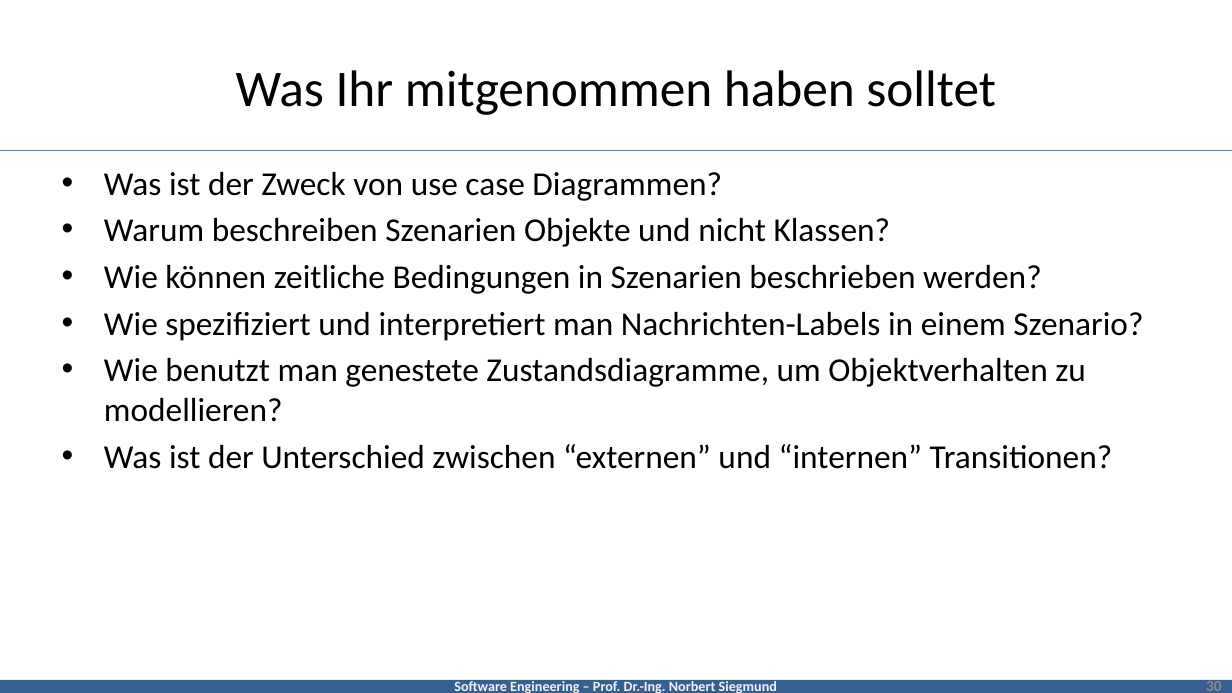
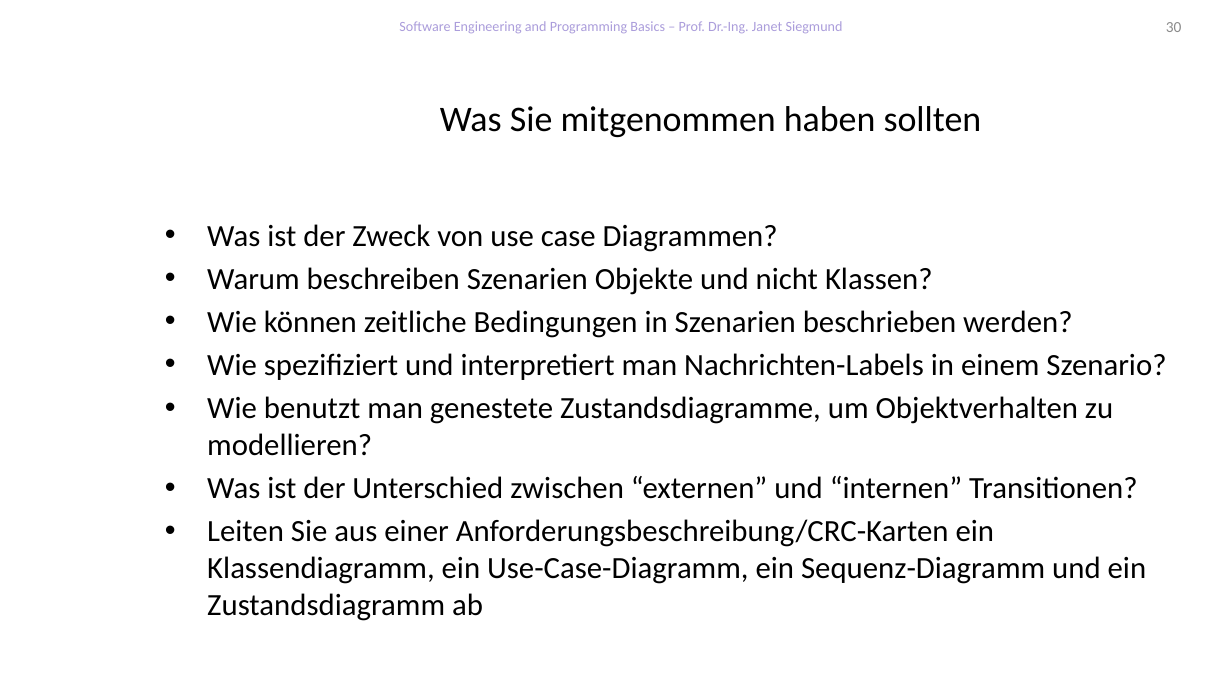
Before and after one commit to feigensp/lehre, a slide deck: slide 30 of se/slides/04_UML_Behaviour.pptx. Drawn at 1232x693 pixels with LibreOffice and Linux fonts; fonts in the diff are those of the drawing; background and template pictures are left out. Boxes give left, top, right and bottom in pixels: in the first picture for what was removed or moved away, otherwise in the second. Text is boxed around its words. In the diff, an @@ line names an element or a change of style, - is before the commit and + after.

```diff
--- a/se/slides/04_UML_Behaviour.pptx
+++ b/se/slides/04_UML_Behaviour.pptx
@@ text added at (399,21,843,33), 11 pt, text #AB9DDB @@
+Software Engineering and Programming Basics – Prof. Dr.-Ing. Janet Siegmund
@@ page number: place and size @@
-page number at (1206,678,1222,691)
+page number at (1166,22,1182,32)
@@ title at (440,106,982,137): text changed; size 40 to 28 pt @@
-Was Ihr mitgenommen haben solltet
+Was Sie mitgenommen haben sollten
@@ line removed from (0, 150) to (1232, 150) @@
@@ text "Was ist der Zweck von ...": place and size @@
-text "Was ist der Zweck von ..." at (104,172,1143,469)
+text "Was ist der Zweck von ..." at (207,224,1166,621)
@@ text at (207,224,1166,499): size 26 to 24 pt in "Was ist der Zweck von use case ...", "Warum beschreiben Szenarien Objekte und nicht Klassen?", "Wie können zeitliche Bedingungen in Szenarien beschrieben ...", "Wie spezifiziert und interpretiert man Nachrichten-Labels in ..." and 2 more places @@
@@ text at (207,519,1147,621): paragraph added @@
+• Leiten Sie aus einer Anforderungsbeschreibung/CRC-Karten ein Klassendiagramm, ein Use-Case-Diagramm, ein Sequenz-Diagramm und ein Zustandsdiagramm ab
@@ rectangle removed at (0,680,1232,693) @@
-Software Engineering – Prof. Dr.-Ing. Norbert Siegmund
```
Also in this commit, not shown: 13 other slides changed, 1 slide added, 1 slide removed.
